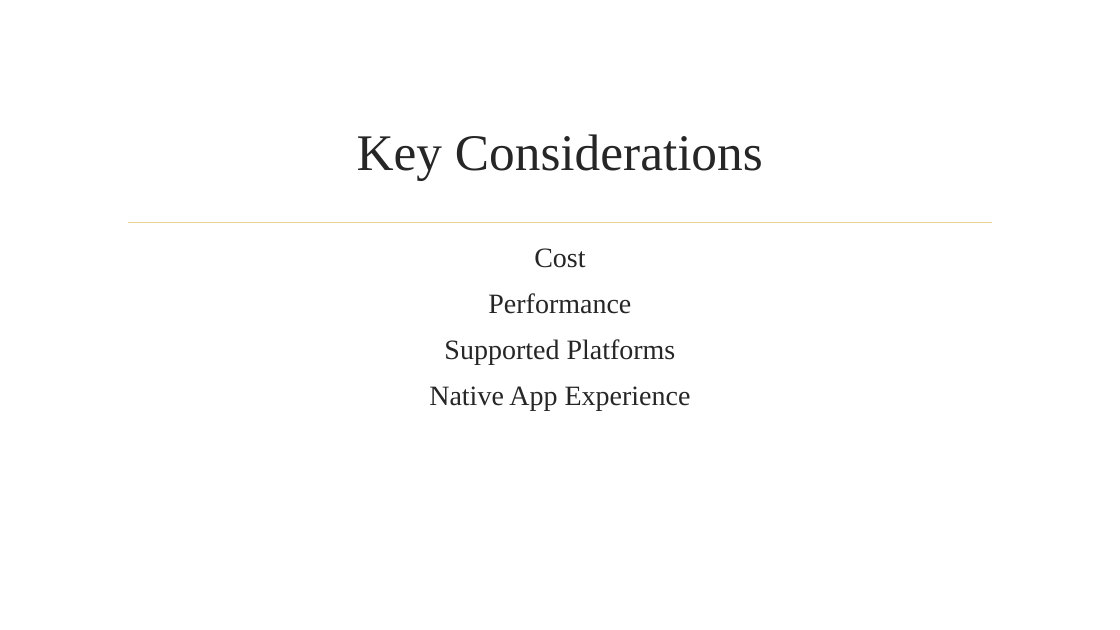
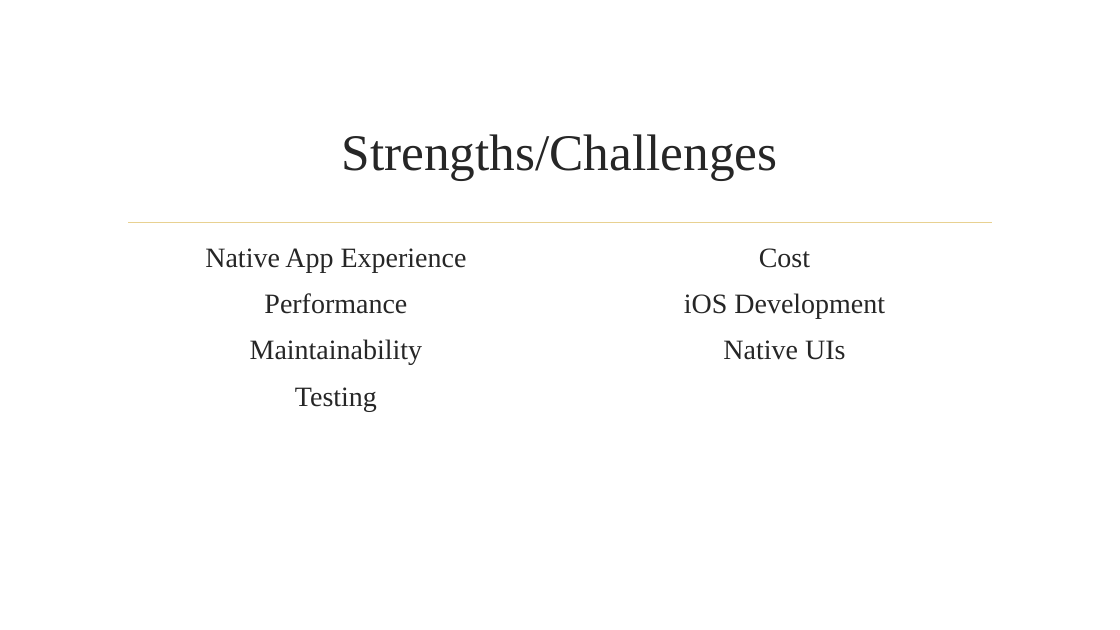
Before and after one commit to jerrelblankenship/Presentations, a slide deck: slide 10 of Xamarin/CodeMash2014/Xamarin.pptx. Drawn at 1120x630 pixels with LibreOffice and Linux fonts; fonts in the diff are those of the drawing; background and template pictures are left out. Boxes give left, top, right and bottom in pixels: in the first picture for what was removed or moved away, otherwise in the second. Text is boxed around its words. In the diff, an @@ line names an element or a change of style, - is before the commit and + after.

```diff
--- a/Xamarin/CodeMash2014/Xamarin.pptx
+++ b/Xamarin/CodeMash2014/Xamarin.pptx
@@ title at (342, 134, 778, 181): text changed @@
-Key Considerations
+Strengths/Challenges
@@ text at (205, 248, 467, 272): text changed @@
-Cost
+Native App Experience
@@ text added at (684, 248, 885, 360), 24 pt, text #262626 @@
+Cost
+iOS Development
+Native UIs
@@ text at (250, 339, 422, 411): text changed @@
-Supported Platforms
-Native App Experience
+Maintainability
+Testing
```
Also in this commit, not shown: 3 other slides changed, 1 slide added.
